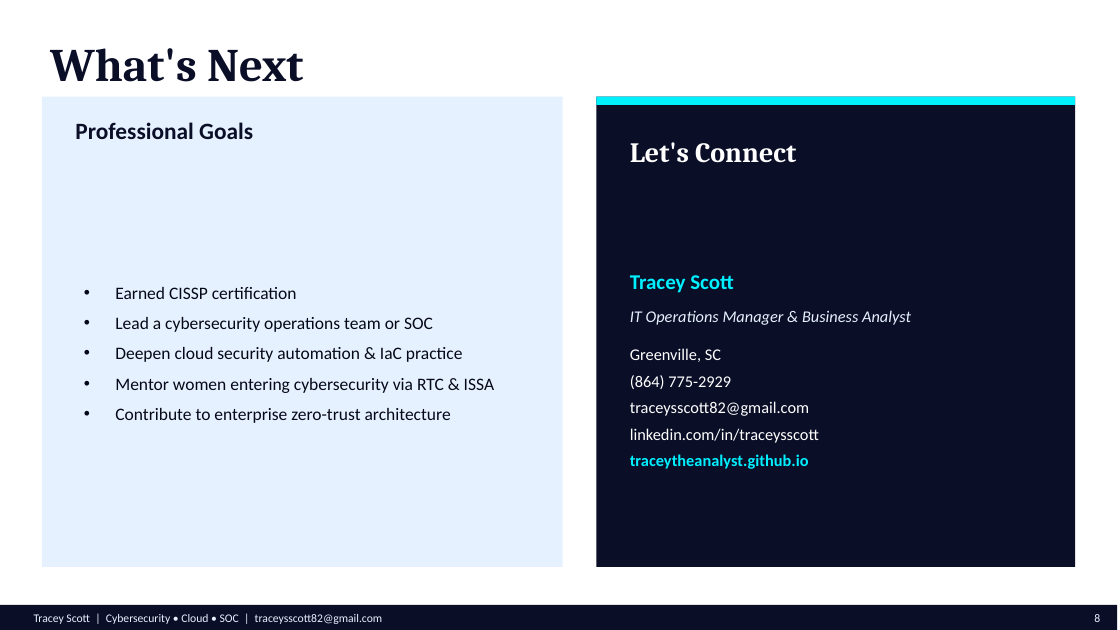
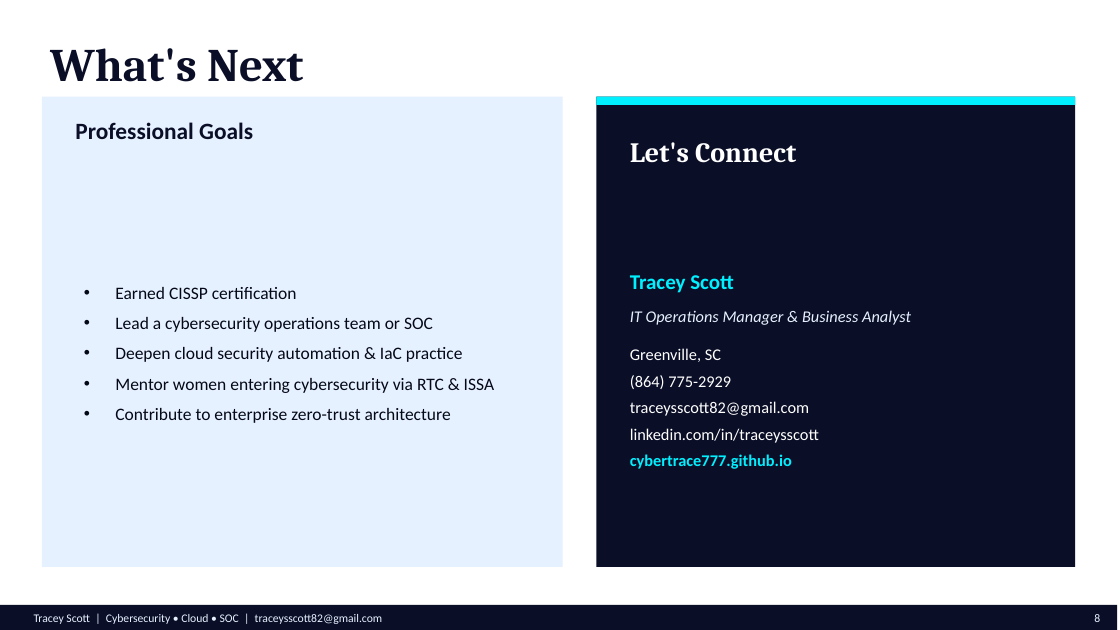
Before and after one commit to TraceyTheAnalyst/tracey-portfolio-deck, a slide deck: slide 8 of Tracey-Scott-Portfolio.pptx. Drawn at 1120x630 pixels with LibreOffice and Linux fonts; fonts in the diff are those of the drawing. Boxes give left, top, right and bottom in pixels: in the first picture for what was removed or moved away, otherwise in the second. Text is boxed around its words. In the diff, an @@ line names an element or a change of style, - is before the commit and + after.

Commit message:
Update GitHub username to CyberTrace777

```diff
--- a/Tracey-Scott-Portfolio.pptx
+++ b/Tracey-Scott-Portfolio.pptx
@@ text at box(630, 454, 792, 469): text changed @@
-traceytheanalyst.github.io
+cybertrace777.github.io
```
Also in this commit, not shown: 2 other files.
